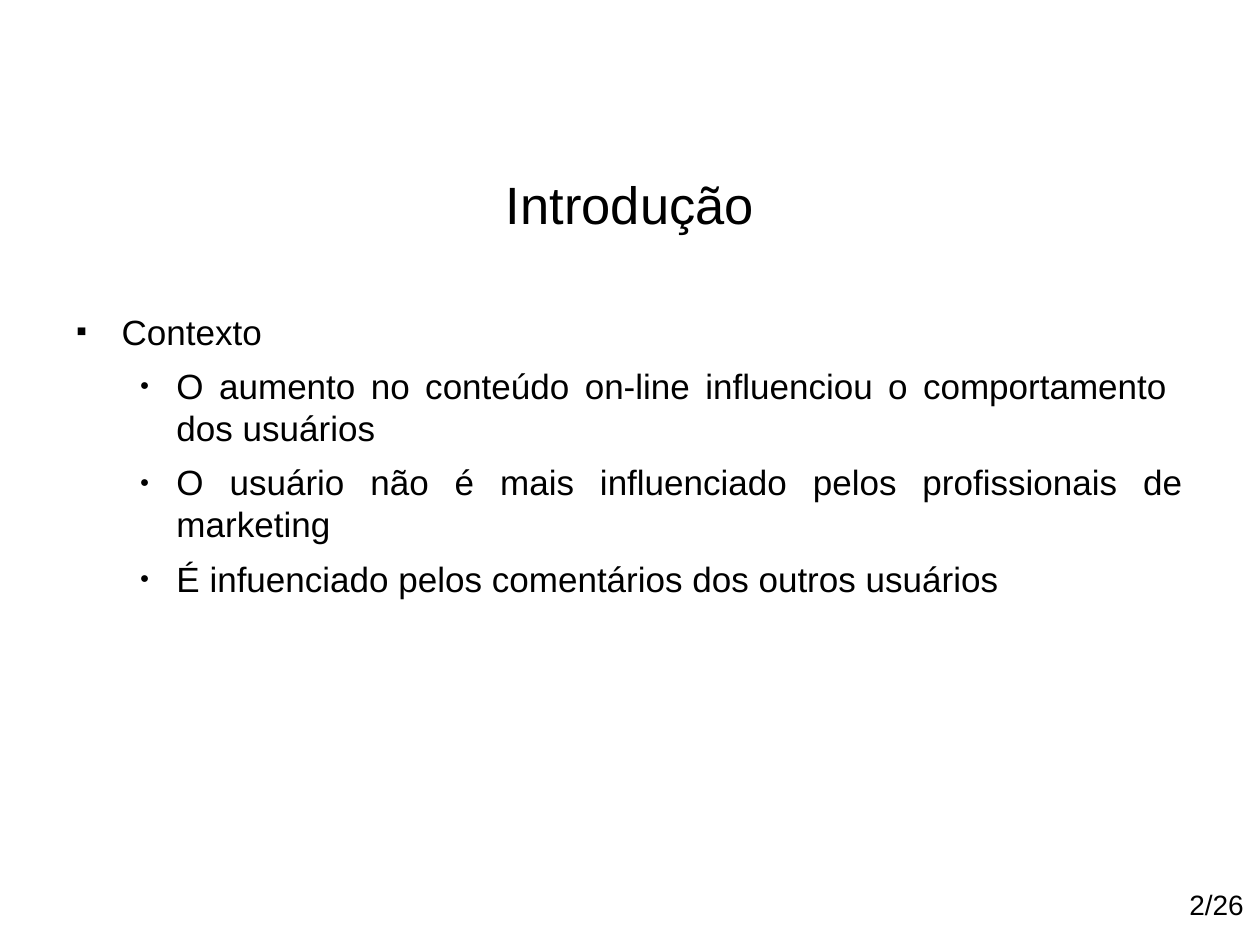
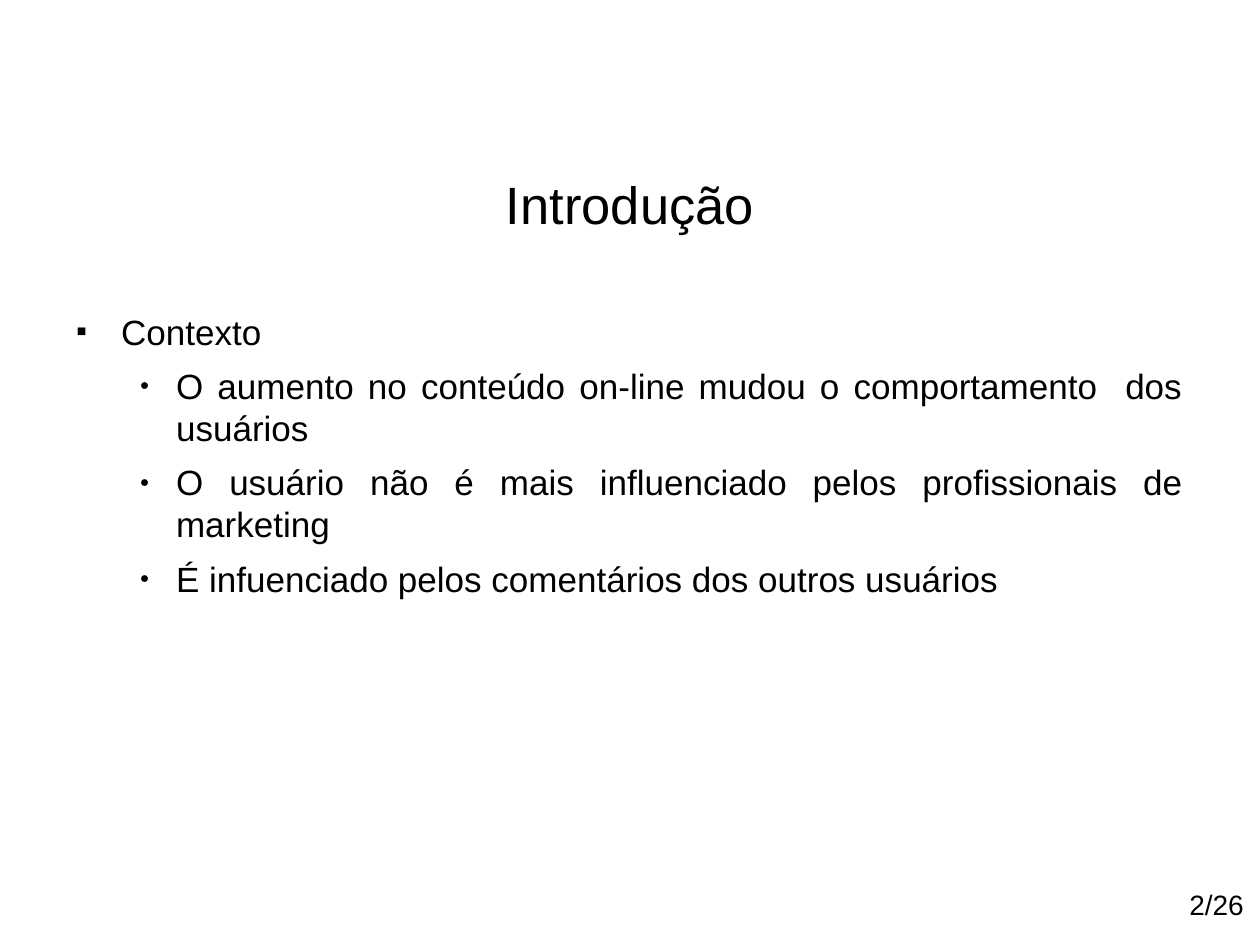
Before and after one commit to paulohq/apresentacao-NLP, a slide deck: slide 3 of apresentacao-mineracao-de-sugestoes.ppt. Drawn at 1260x945 pixels with LibreOffice and Linux fonts; fonts in the diff are those of the drawing; background and template pictures are left out. Boxes give left, top, right and bottom in pixels: in the first picture for what was removed or moved away, otherwise in the second. Text is boxed around its words. In the diff, an @@ line names an element or a change of style, - is before the commit and + after.

```diff
--- a/apresentacao-mineracao-de-sugestoes.ppt
+++ b/apresentacao-mineracao-de-sugestoes.ppt
@@ text at box(176, 373, 1181, 442): text changed @@
-  ● O aumento no conteúdo on-line influenciou o comportamento dos usuários
+  ● O aumento no conteúdo on-line mudou o comportamento dos usuários
```
Also in this commit, not shown: 9 other slides changed, 2 slides added, 1 slide removed, 2 other files.
